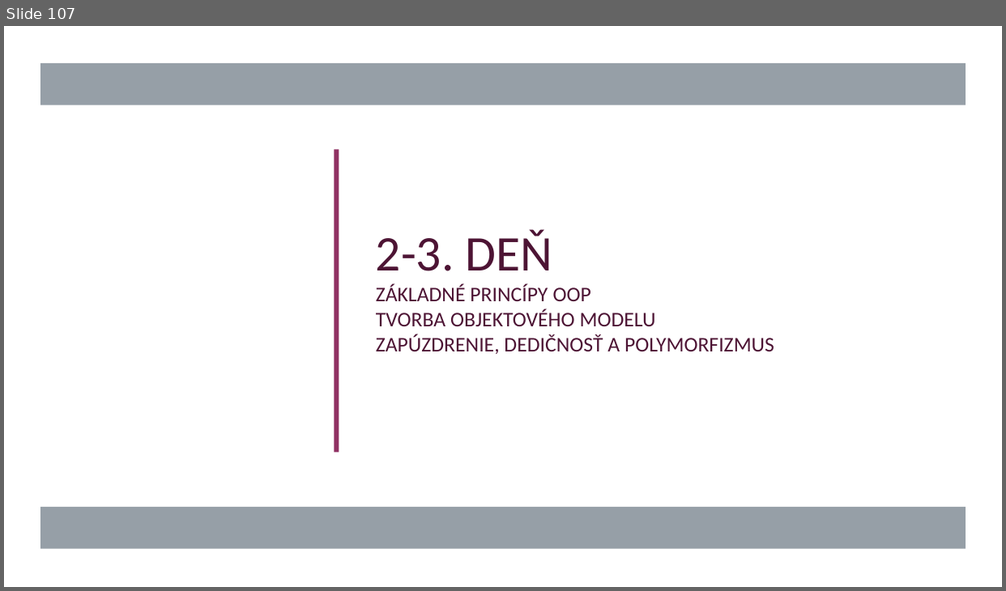
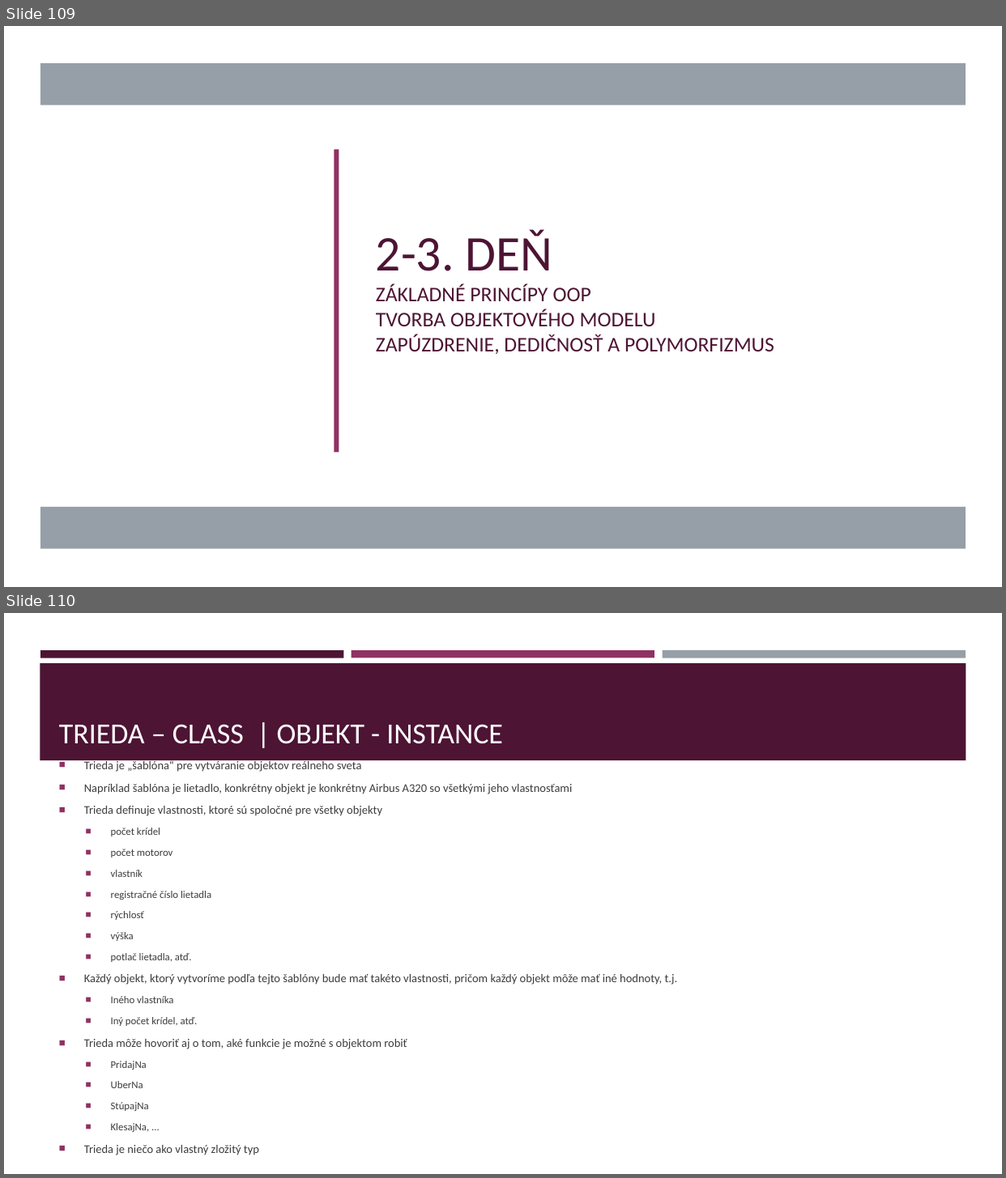
Before and after one commit to gasparv/java-class-basics, a slide deck: JavaZaklady-skolenie.pptx. Shown one above the other, each under a label of ours: slide 107 before the commit, slides 109 and 110 after it. The pictures are 1006x591 and 1006x1178 pixels, drawn with LibreOffice and Linux fonts; fonts in the diff are those of the drawing. Boxes give left, top, right and bottom in pixels: in the first picture for what was removed or moved away, otherwise in the second. Text is boxed around its words. In the diff, an @@ line names an element or a change of style, - is before the commit and + after.

```diff
--- a/JavaZaklady-skolenie.pptx
+++ b/JavaZaklady-skolenie.pptx
@@ slide 110 added at [4, 613, 1002, 1174], background #FFFFFF @@
@@ rectangle added at [40, 650, 344, 658], fill #4D1434 @@
@@ rectangle added at [351, 650, 654, 658], fill #903163 @@
@@ rectangle added at [662, 650, 965, 658], fill #969FA7 @@
@@ rectangle added at [40, 663, 966, 760], fill #4D1434 @@
@@ title added at [59, 724, 503, 744], 28 pt, text #FFFFFF @@
+TRIEDA – CLASS | OBJEKT - INSTANCE
@@ text added at [84, 759, 678, 1153], 11.2 pt, text #3D3D3D @@
+■ Trieda je „šablóna“ pre vytváranie objektov reálneho sveta
+■ Napríklad šablóna je lietadlo, konkrétny objekt je konkrétny Airbus A320 so všetkými jeho vlastnosťami
+■ Trieda definuje vlastnosti, ktoré sú spoločné pre všetky objekty
+  ■ počet krídel
+  ■ počet motorov
+  ■ vlastník
+  ■ registračné číslo lietadla
+  ■ rýchlosť
+  ■ výška
+  ■ potlač lietadla, atď.
+■ Každý objekt, ktorý vytvoríme podľa tejto šablóny bude mať takéto vlastnosti, pričom každý objekt môže mať iné hodnoty, t.j.
+  ■ Iného vlastníka
+  ■ Iný počet krídel, atď.
+■ Trieda môže hovoriť aj o tom, aké funkcie je možné s objektom robiť
+  ■ PridajNa
+  ■ UberNa
+  ■ StúpajNa
+  ■ KlesajNa, ...
+■ Trieda je niečo ako vlastný zložitý typ
@@ what was slide 107 is now slide 109 @@
```
Also in this commit, not shown: 8 slides changed, 10 other slides added.
